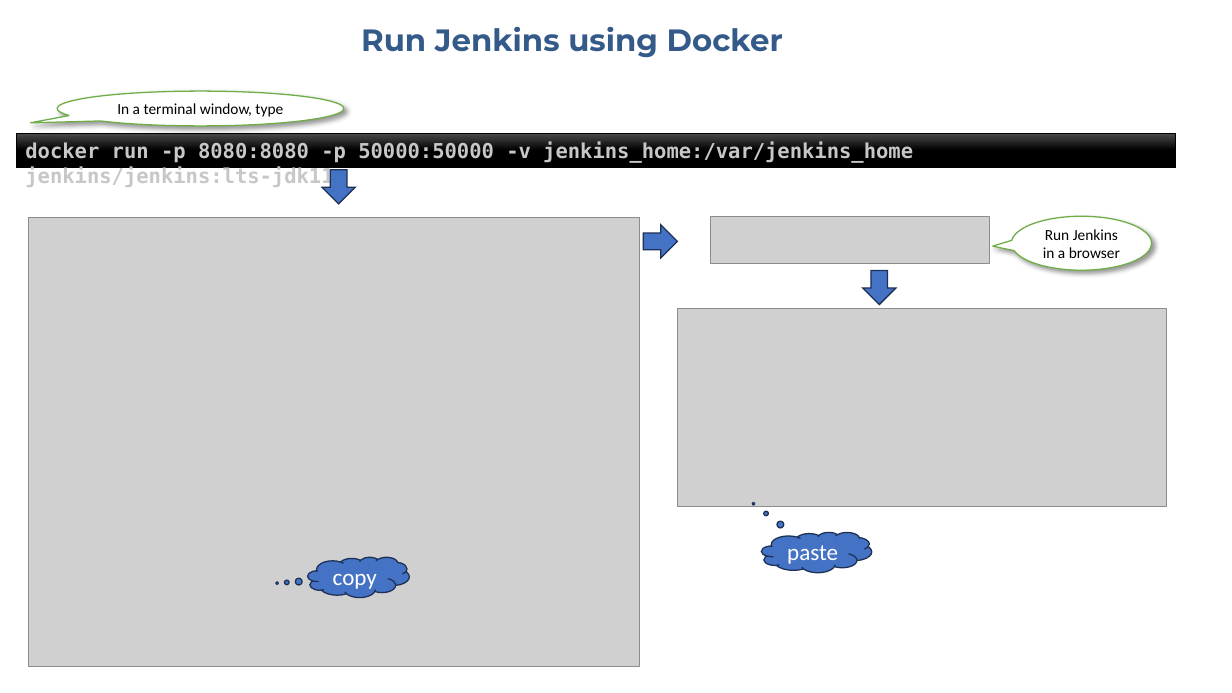
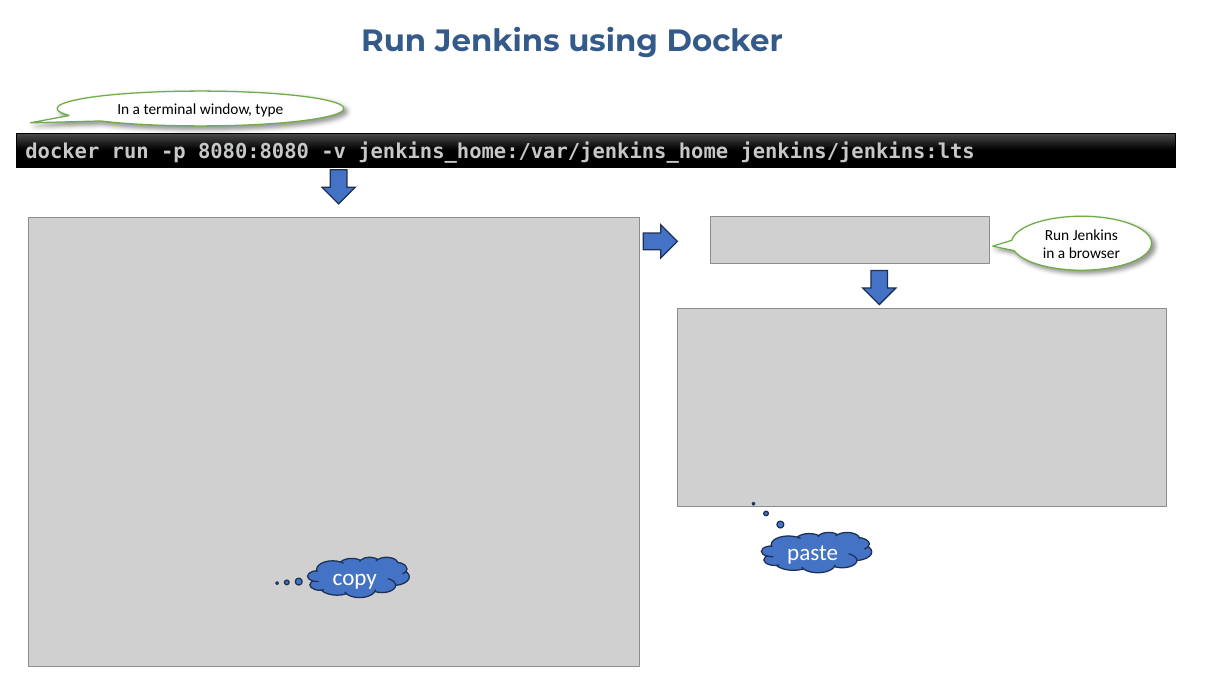
Before and after one commit to mikebaradaran/ASDXDSD8M4-Scotland, a slide deck: slide 3 of 3-Jenkins/Lab2.pptx. Drawn at 1232x693 pixels with LibreOffice and Linux fonts; fonts in the diff are those of the drawing; grey boxes stand for pictures. Boxes give left, top, right and bottom in pixels: in the first picture for what was removed or moved away, otherwise in the second. Text is boxed around its words. In the diff, an @@ line names an element or a change of style, - is before the commit and + after.

Commit message:
corrected Jenkins Agent 50000 by removing it as it is not needed

```diff
--- a/3-Jenkins/Lab2.pptx
+++ b/3-Jenkins/Lab2.pptx
@@ text in rectangle at (x1=25, y1=141, x2=975, y2=163): text changed @@
-docker run -p 8080:8080 -p 50000:50000 -v jenkins_home:/var/jenkins_home jenkins/jenkins:lts-jdk11
+docker run -p 8080:8080 -v jenkins_home:/var/jenkins_home jenkins/jenkins:lts
```
Also in this commit, not shown: 9 other files.
